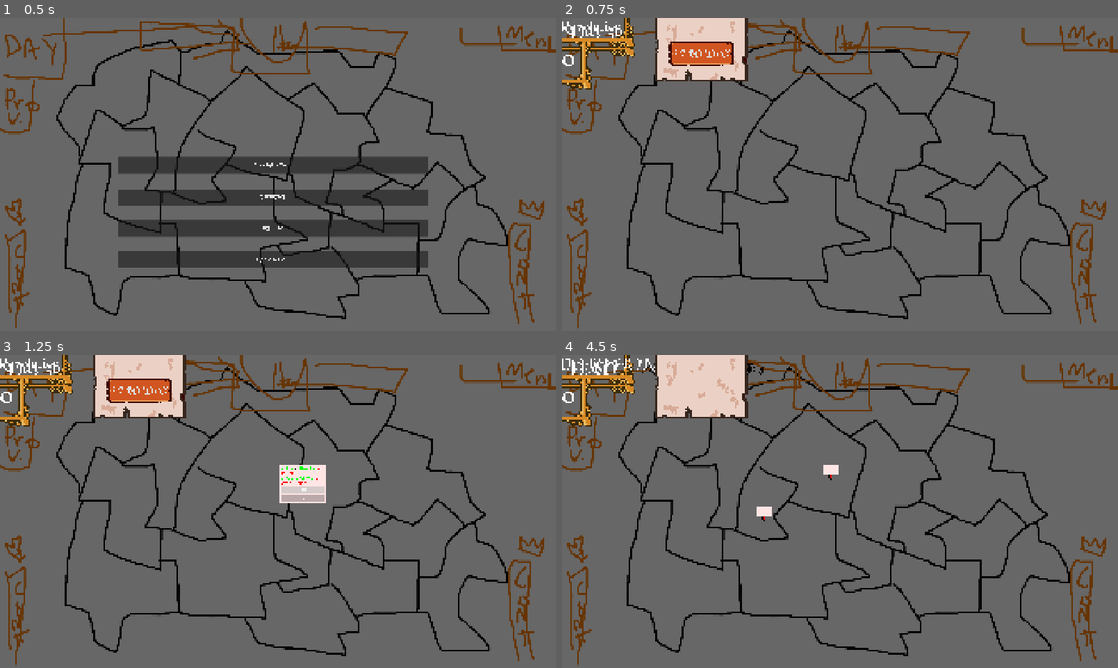
Above: before the commit, frames 1-4 (two rows, left to right).
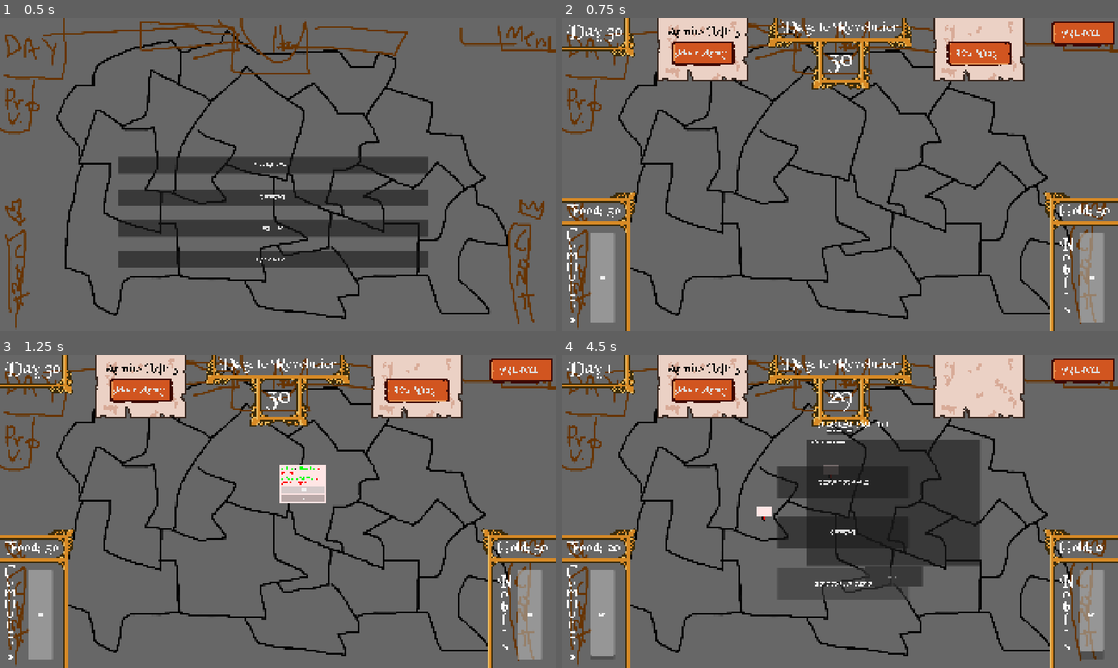
Above: after the commit, the same moments.

Repository: Orangechrisy/gmtk-game-jam-2026
Game: Godot game, scene res://Map/map.tscn
Same seed, same stepped clock (60 frames per second), same inputs: the game is played once before the commit and once after it. Sound files missing from this copy of the repository are replaced by a short silence.
Inputs (mouse positions are in pixels of both pictures, inside the frame that each line leads up to):
- Up to frame 1 (0.5 s): no input
- Up to frame 2 (0.75 s): click "START GAME" at 0.5 s
- Up to frame 3 (1.25 s): no input
- Up to frame 4 (4.5 s): click "PLACE ARMY" (after the commit: "Place Army") at 1.25 s; click "PLACE ARMY" (after the commit: "Cancel") at 2 s; click (979, 389) at 2.75 s, where only the run after the commit has a clickable "End Day"; click (1084, 370) at 3.5 s, where only the run after the commit has a clickable "MENU"; click "button" at 4.25 s

Frame 1 is identical in both runs. In frame 2, 12% of the frame differs, in the area x 0-100%, y 0-100%; in frame 3, 12%; in frame 4, 28%.
Error after the commit: Invalid call. Nonexistent function 'quite_to_main' in base 'Node (game_manager.gd)'. (res://Menus/pause_menu.gd:30)

Commit message:
ui stuff fixed

Diff:
--- a/Map/map.gd
+++ b/Map/map.gd
@@ -3,9 +3,9 @@
 
 # Called when the node enters the scene tree for the first time.
 func _ready() -> void:
-	$MainInterface.connect("pause_game", pause_game)
-	$MainInterface.connect("unpause_game", unpause_game)
-	$PauseMenu.connect("back_up", unpause_game)
+	%MainInterface.connect("pause_game", pause_game)
+	%MainInterface.connect("unpause_game", unpause_game)
+	%PauseMenu.connect("back_up", unpause_game)
 	GameManager.connect("restart", reset)
 	GameManager.connect("quit_to_main", exit)
 	MusicManager.start_base_track()
@@ -14,22 +14,22 @@
 
 ## does the necessary actions for pausing the game and opening the pause menu
 func pause_game() -> void:
-	$PauseMenu.visible = true
+	%PauseMenu.visible = true
 	GameState.MouseMode = GameState.Click.PAUSE
 
 ## does the necessary actions for unpausing the game and closing the pause menu
 func unpause_game() -> void:
-	$PauseMenu.visible = false
+	%PauseMenu.visible = false
 	GameState.MouseMode = GameState.Click.BASIC
 
 ## sets things up for base game
 func reset() -> void:
-	$MainInterface.visible = true
-	$PauseMenu.visible = false
-	$MainMenu.visible = false
+	%MainInterface.visible = true
+	%PauseMenu.visible = false
+	%MainMenu.visible = false
 
 ## exits to main menu
 func exit() -> void:
-	$MainInterface.visible = false
-	$PauseMenu.visible = false
-	$MainMenu.visible = true
+	%MainInterface.visible = false
+	%PauseMenu.visible = false
+	%MainMenu.visible = true
--- a/Map/map.tscn
+++ b/Map/map.tscn
@@ -94,10 +94,15 @@
 province_name = "Outskirts"
 loyalty = 150
 
-[node name="MainInterface" parent="." unique_id=1175301398 instance=ExtResource("8_ry46t")]
+[node name="CanvasLayer" type="CanvasLayer" parent="." unique_id=1264009811]
+
+[node name="MainInterface" parent="CanvasLayer" unique_id=1175301398 instance=ExtResource("8_ry46t")]
+unique_name_in_owner = true
 visible = false
 
-[node name="PauseMenu" parent="." unique_id=273141382 instance=ExtResource("10_5cbny")]
+[node name="PauseMenu" parent="CanvasLayer" unique_id=273141382 instance=ExtResource("10_5cbny")]
+unique_name_in_owner = true
 visible = false
 
-[node name="MainMenu" parent="." unique_id=136163537 instance=ExtResource("12_rr5ff")]
+[node name="MainMenu" parent="CanvasLayer" unique_id=136163537 instance=ExtResource("12_rr5ff")]
+unique_name_in_owner = true
--- a/UI/MainInterface.tscn
+++ b/UI/MainInterface.tscn
@@ -52,7 +52,6 @@
 patch_margin_bottom = 92
 
 [node name="ToRevolutionLabel" type="Label" parent="ToRevPatch" unique_id=1517534400]
-unique_name_in_owner = true
 texture_filter = 1
 layout_mode = 1
 anchors_preset = 10
@@ -279,6 +278,69 @@
 patch_margin_right = 8
 patch_margin_bottom = 44
 
+[node name="Armies" type="TextureRect" parent="." unique_id=342733701]
+layout_mode = 1
+offset_left = 325.0
+offset_right = 645.0
+offset_bottom = 220.0
+texture = ExtResource("4_t76gb")
+
+[node name="PlaceArmyLabel" type="Label" parent="Armies" unique_id=1599275818]
+unique_name_in_owner = true
+layout_mode = 1
+anchors_preset = 5
+anchor_left = 0.5
+anchor_right = 0.5
+offset_left = -137.5
+offset_top = 18.0
+offset_right = 137.5
+offset_bottom = 71.0
+grow_horizontal = 2
+theme_override_colors/font_color = Color(0, 0, 0, 1)
+theme_override_font_sizes/font_size = 46
+text = "Armies Left: 3"
+horizontal_alignment = 1
+
+[node name="PlaceArmyButton" type="Button" parent="Armies/PlaceArmyLabel" unique_id=15618272]
+unique_name_in_owner = true
+layout_mode = 1
+anchors_preset = 5
+anchor_left = 0.5
+anchor_right = 0.5
+offset_left = -108.5
+offset_top = 62.0
+offset_right = 108.5
+offset_bottom = 148.0
+grow_horizontal = 2
+text = "Place Army"
+
+[node name="End" type="TextureRect" parent="." unique_id=1916225851]
+layout_mode = 1
+anchors_preset = 5
+anchor_left = 0.5
+anchor_right = 0.5
+offset_left = 320.0
+offset_right = 640.0
+offset_bottom = 220.0
+grow_horizontal = 2
+texture = ExtResource("4_t76gb")
+
+[node name="EndDay" type="Button" parent="End" unique_id=1690599600]
+unique_name_in_owner = true
+layout_mode = 1
+anchors_preset = 8
+anchor_left = 0.5
+anchor_top = 0.5
+anchor_right = 0.5
+anchor_bottom = 0.5
+offset_left = -112.0
+offset_top = -30.0
+offset_right = 112.0
+offset_bottom = 56.0
+grow_horizontal = 2
+grow_vertical = 2
+text = "End Day"
+
 [node name="MenuButton" type="Button" parent="." unique_id=583758082]
 layout_mode = 1
 anchors_preset = 1
@@ -292,71 +354,8 @@
 mouse_behavior_recursive = 2
 text = "MENU"
 
-[node name="TextureRect" type="TextureRect" parent="." unique_id=342733701]
-layout_mode = 1
-offset_left = 325.0
-offset_right = 645.0
-offset_bottom = 220.0
-texture = ExtResource("4_t76gb")
-
-[node name="PlaceArmyLabel" type="Label" parent="TextureRect" unique_id=1599275818]
-unique_name_in_owner = true
-layout_mode = 1
-anchors_preset = 5
-anchor_left = 0.5
-anchor_right = 0.5
-offset_left = -137.5
-offset_top = 18.0
-offset_right = 137.5
-offset_bottom = 71.0
-grow_horizontal = 2
-theme_override_colors/font_color = Color(0, 0, 0, 1)
-theme_override_font_sizes/font_size = 46
-text = "Armies Left: 3"
-horizontal_alignment = 1
-
-[node name="PlaceArmyButton" type="Button" parent="TextureRect/PlaceArmyLabel" unique_id=15618272]
-unique_name_in_owner = true
-layout_mode = 1
-anchors_preset = 5
-anchor_left = 0.5
-anchor_right = 0.5
-offset_left = -108.5
-offset_top = 62.0
-offset_right = 108.5
-offset_bottom = 148.0
-grow_horizontal = 2
-text = "Place Army"
-
-[node name="TextureRect2" type="TextureRect" parent="." unique_id=1916225851]
-layout_mode = 1
-anchors_preset = 5
-anchor_left = 0.5
-anchor_right = 0.5
-offset_left = 320.0
-offset_right = 640.0
-offset_bottom = 220.0
-grow_horizontal = 2
-texture = ExtResource("4_t76gb")
-
-[node name="EndDay" type="Button" parent="TextureRect2" unique_id=1690599600]
-unique_name_in_owner = true
-layout_mode = 1
-anchors_preset = 8
-anchor_left = 0.5
-anchor_top = 0.5
-anchor_right = 0.5
-anchor_bottom = 0.5
-offset_left = -112.0
-offset_top = -30.0
-offset_right = 112.0
-offset_bottom = 56.0
-grow_horizontal = 2
-grow_vertical = 2
-text = "END DAY"
-
+[connection signal="mouse_entered" from="Armies/PlaceArmyLabel/PlaceArmyButton" to="." method="_on_place_army_button_mouse_entered"]
+[connection signal="mouse_exited" from="Armies/PlaceArmyLabel/PlaceArmyButton" to="." method="_on_place_army_button_mouse_exited"]
+[connection signal="pressed" from="Armies/PlaceArmyLabel/PlaceArmyButton" to="." method="_on_place_army_button_pressed"]
+[connection signal="pressed" from="End/EndDay" to="." method="_on_end_day_pressed"]
 [connection signal="pressed" from="MenuButton" to="." method="_on_menu_button_pressed"]
-[connection signal="mouse_entered" from="TextureRect/PlaceArmyLabel/PlaceArmyButton" to="." method="_on_place_army_button_mouse_entered"]
-[connection signal="mouse_exited" from="TextureRect/PlaceArmyLabel/PlaceArmyButton" to="." method="_on_place_army_button_mouse_exited"]
-[connection signal="pressed" from="TextureRect/PlaceArmyLabel/PlaceArmyButton" to="." method="_on_place_army_button_pressed"]
-[connection signal="pressed" from="TextureRect2/EndDay" to="." method="_on_end_day_pressed"]
--- a/UI/main_interface.gd
+++ b/UI/main_interface.gd
@@ -20,19 +20,19 @@
 func on_mouse_mode_updated(new_mode) -> void:
 	if new_mode == GameState.Click.ARMY_PLACEMENT:
 		set_mouse_behavior_recursive(MOUSE_BEHAVIOR_INHERITED)
-		%PlaceArmyButton.text = "CANCEL"
+		%PlaceArmyButton.text = "Cancel"
 	else:
-		%PlaceArmyButton.text = "PLACE ARMY"
+		%PlaceArmyButton.text = "Place Army"
 		if new_mode == GameState.Click.BASIC:
 			set_mouse_behavior_recursive(MOUSE_BEHAVIOR_INHERITED)
 		else:
 			set_mouse_behavior_recursive(MOUSE_BEHAVIOR_DISABLED)
 
 func on_day_updated(new_day: int) -> void:
-	%DayLabel.text = "DAY " + str(new_day)
+	%DayLabel.text = "Day " + str(new_day)
 
 func on_days_to_revolution_updated(new_days_left: int) -> void:
-	%ToRevolutionLabel.text = "DAYS TO REVOLUTION: " + str(new_days_left)
+	%DaysUntilRevLabel.text = str(new_days_left)
 
 func on_food_updated(new_food: int) -> void:
 	%FoodLabel.text = "Food: " + str(new_food)
@@ -47,7 +47,7 @@
 	%NobleFervorBar.value = new_sentiment
 
 func on_armies_left_updated(new_armies_left: int) -> void:
-	%PlaceArmyLabel.text = "ARMIES LEFT: " + str(new_armies_left)
+	%PlaceArmyLabel.text = "Armies Left: " + str(new_armies_left)
 
 
 func _on_menu_button_pressed() -> void:
--- a/base_theme.tres
+++ b/base_theme.tres
@@ -4,6 +4,7 @@
 [ext_resource type="Texture2D" uid="uid://ds6g7o6ocdeux" path="res://Assets/button.png" id="2_hjn8r"]
 
 [sub_resource type="StyleBoxTexture" id="StyleBoxTexture_g4v7s"]
+content_margin_left = 0.0
 texture = ExtResource("2_hjn8r")
 texture_margin_left = 20.0
 texture_margin_top = 20.0
